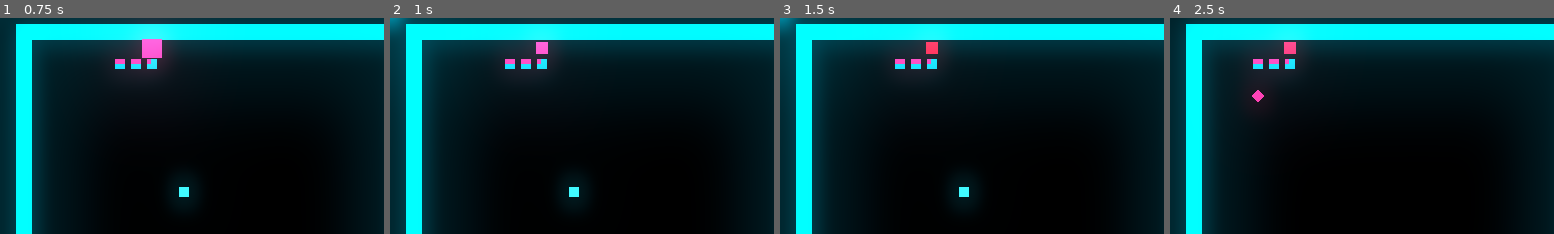
Above: before the commit, frames 1-4 (left to right).
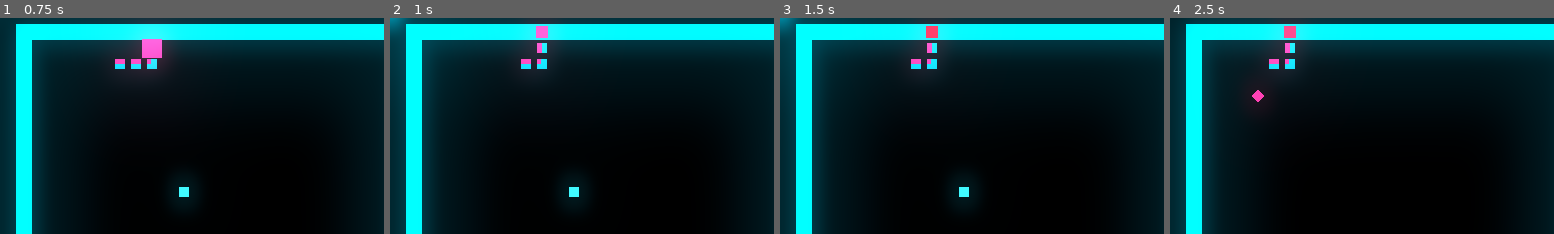
Above: after the commit, the same moments.

Repository: mikahimself/snake
Game: Godot game, scene res://scenes/GameScreen.tscn
Same seed, same stepped clock (60 frames per second), same inputs: the game is played once before the commit and once after it.
Inputs:
- Up to frame 1 (0.75 s): hold Up (ui_up) from 0.53 s (still down); hold G (grow_snake) from 0.53 s (still down)
- Up to frame 2 (1 s): keep holding Up (ui_up); keep holding G (grow_snake); tap Space (ui_select) at 0.77 s
- Up to frame 3 (1.5 s): keep holding Up (ui_up); tap Enter at 1.25 s; release G (grow_snake) at 1.28 s; tap G (grow_snake) at 1.35 s
- Up to frame 4 (2.5 s): tap Space (ui_select) at 1.52 s; release Up (ui_up) at 2.03 s; hold Left (ui_left) from 2.03 s (still down); hold G (grow_snake) from 2.03 s (still down)
The pictures show only the part of the screen within x 0-50%, y 2-52%; the shares and areas given below are measured in that part.

Frame 1 is identical in both runs. In frame 2, 0.4% of the frame differs, in the area x 29-42%, y 3-24%; in frame 3, 0.5%; in frame 4, 0.5%.

Commit message:
Allow snake to move on wall texture to make death more explicit.

Diff:
--- a/scripts/Snake.gd
+++ b/scripts/Snake.gd
@@ -84,11 +84,9 @@
 			new_pos = Vector2(tiles[0].position.x, tiles[0].position.y + TILE_SIZE)
 
 	new_pos = check_borders(new_pos)
-
-	if alive:
-		tile_pos.pop_back()
-		check_for_tail(new_pos)
-		tile_pos.push_front(new_pos)
+	tile_pos.pop_back()
+	check_for_tail(new_pos)
+	tile_pos.push_front(new_pos)
 
 func check_borders(new_pos) -> Vector2:
 	if can_loop_borders:
@@ -102,16 +100,16 @@
 			new_pos.y = snakelimits_right_bot.y - OFFSET
 	else:
 		if new_pos.x >= snakelimits_right_bot.x:
-			new_pos.x = snakelimits_right_bot.x
+			new_pos.x = snakelimits_right_bot.x + OFFSET
 			die()
 		if new_pos.x < snakelimits_left_top.x:
-			new_pos.x = snakelimits_left_top.x
+			new_pos.x = snakelimits_left_top.x - OFFSET
 			die()
 		if new_pos.y > snakelimits_right_bot.y:
-			new_pos.y = snakelimits_right_bot.y
+			new_pos.y = snakelimits_right_bot.y + OFFSET
 			die()
 		if new_pos.y < snakelimits_left_top.y:
-			new_pos.y = snakelimits_left_top.y
+			new_pos.y = snakelimits_left_top.y - OFFSET
 			die()
 	return new_pos
 
